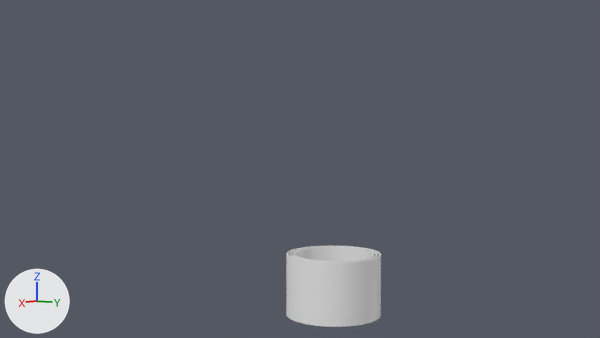
The Blender file shade2-parametric-radial-array.blend as it was, and as the next commit left it.
The view is the same before and after, from the file's camera 'Camera'. Every picture has the same lights, and +X, +Y and +Z are marked at lower left.

In view in the first picture: 'Base-1'.
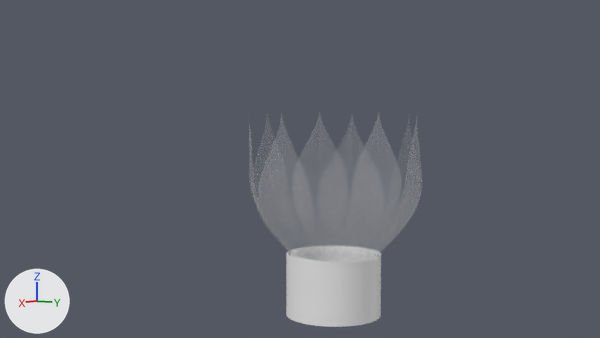
What differs and where, as boxes (x1, y1, x2, y2) in the pictures (600 x 338 px):
'Circle', added: after (249, 112, 422, 262)

The edits, one by one:
Material 'Material.001' (mat_material_001) is new.
Its base color is (0.8, 0.8, 0.8) (white #e7e7e7).
Its alpha is 0.136.
Its specular ior level is 0.0.
Object 'Circle' (ob_circle) is new; it shows a copy of the mesh of ob_circle.
Its location is (0.0, 0.0, 0.0).
Its rotation in degrees is (0, 0, 23).
It gains a ARRAY modifier named 'Array'.
Modifier setting: count = 8.
Modifier setting: use_relative_offset = False.
Modifier setting: use_object_offset = True.
Modifier setting: offset_object = ob_empty.
Object 'Empty' (ob_empty) is new.
Its location is (0.0, 0.0, 0.0).
Its rotation in degrees is (0, 0, -23).
